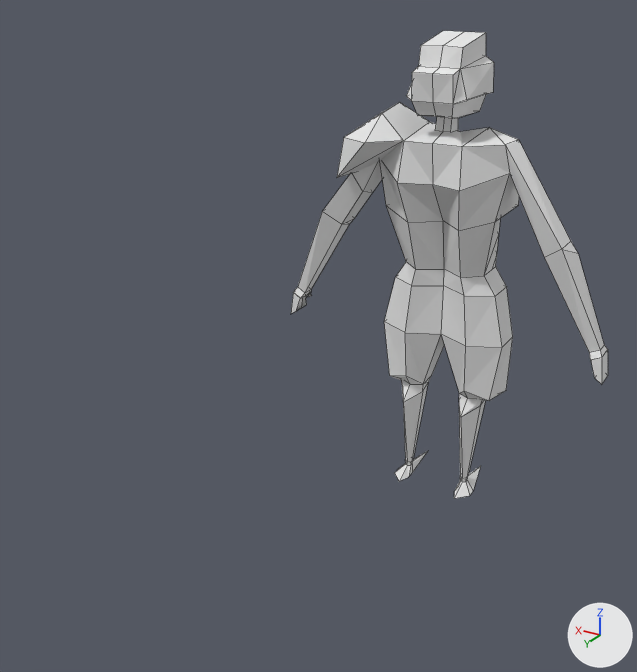
The Blender file models/working_art/player.blend as it was, and as the next commit left it.
Before and after are seen from a 50 mm camera at (-1.35, 3.34, 2.26) aimed at (0.14, 0.86, 1.02). The lights are fixed; the arrows at lower right show +X, +Y and +Z. Mesh edges are drawn as thin lines.
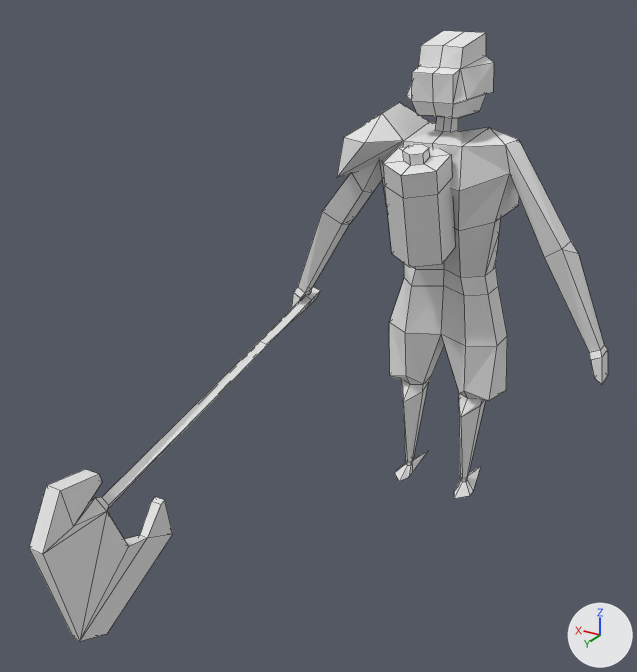
Commit message: added weapons + battery backpack

Pixel boxes (x1, y1, x2, y2) of what changed, in the pictures (637 x 672 px; the box of a moved part takes in the faces that stretch with it):
'axe', added
    after: (29, 287, 320, 641)
'battery', added
    after: (383, 144, 456, 267)
part 1 of me_cylinder, moved or reshaped
    before: (384, 206, 416, 376)
    after: (386, 206, 416, 376)
part 2 of me_cylinder, moved or reshaped
    before: (461, 267, 513, 401)
    after: (461, 267, 507, 401)

Edits to the bpy script that builds the scene:
```text
Add mat_uv_1:
    mat_uv_1 = diffuse_material('uv')
    mat_uv_1.base_color = (0.8, 0.8, 0.8)  # white #e7e7e7
Add mat_uv_001:
    mat_uv_001 = diffuse_material('uv.001')
    mat_uv_001.base_color = (0.8, 0.8, 0.8)  # white #e7e7e7
Change me_cylinder:
    where me_cylinder.from_pydata(...)  # 272 vertices, 289 faces; spans x -0.71..0.71, y -0.19..0.35, z -0.11..1.87
    used by ob_cylinder; location = (0.0, 0.0, 0.133)
    me_cylinder part 1
    me_cylinder.vertices[139].co: (0.27, -0.07, 0.64) -> (0.25, -0.06, 0.64)
    me_cylinder.vertices[140].co: (0.27, 0.07, 0.64) -> (0.25, 0.06, 0.64)  # pixel (384, 321) -> pixel (389, 322)
    me_cylinder.vertices[143].co: (0.23, -0.07, 0.86) -> (0.19, -0.05, 0.86)
    me_cylinder.vertices[144].co: (0.23, 0.07, 0.86) -> (0.19, 0.05, 0.86)  # pixel (395, 277) -> pixel (404, 277)
    me_cylinder.vertices[149].co: (0.18, -0.07, 0.93) -> (0.19, -0.07, 0.94)
    me_cylinder.vertices[150].co: (0.18, 0.07, 0.93) -> (0.19, 0.07, 0.94)  # pixel (406, 261) -> not seen
    me_cylinder part 2
    me_cylinder.vertices[28].co: (-0.27, -0.07, 0.64) -> (-0.25, -0.06, 0.64)  # pixel (512, 336) -> pixel (507, 335)
    me_cylinder.vertices[29].co: (-0.27, 0.07, 0.64) -> (-0.25, 0.06, 0.64)  # pixel (502, 347) -> pixel (497, 345)
    me_cylinder.vertices[32].co: (-0.23, -0.07, 0.86) -> (-0.19, -0.06, 0.85)  # pixel (506, 286) -> pixel (498, 286)
    me_cylinder.vertices[33].co: (-0.23, 0.07, 0.86) -> (-0.19, 0.06, 0.85)  # pixel (495, 296) -> pixel (488, 294)
Add me_cylinder_001:
    me_cylinder_001.from_pydata(...)  # 41 vertices, 49 faces; spans x -4.2..9.2, y -0.6..0.6, z -0.8..32.8
    me_cylinder_001.materials.append(mat_uv_1)  # its picture is missing
Add me_cylinder_002:
    me_cylinder_002.from_pydata(...)  # 30 vertices, 26 faces; spans x -1.27..0.78, y -1.87..1.05, z -3.19..0.98
    me_cylinder_002.materials.append(mat_uv_001)  # its picture is missing
Add ob_axe:
    ob_axe = bpy.data.objects.new('axe', me_cylinder_001)
    ob_axe.location = (0.67, 0.054, 0.82)
    ob_axe.rotation_euler = (-0.103, 1.805, 1.473)  # degrees (-5.9, 103, 84)
    ob_axe.scale = (0.0536, 0.0536, 0.0536)
Add ob_battery:
    ob_battery = bpy.data.objects.new('battery', me_cylinder_002)
    ob_battery.location = (0.057, 0.341, 1.51)
    ob_battery.rotation_euler = (-0.093, 0.00112, -0.0132)  # degrees (-5.3, 0.1, -0.8)
    ob_battery.scale = (0.113, 0.113, 0.113)
```
